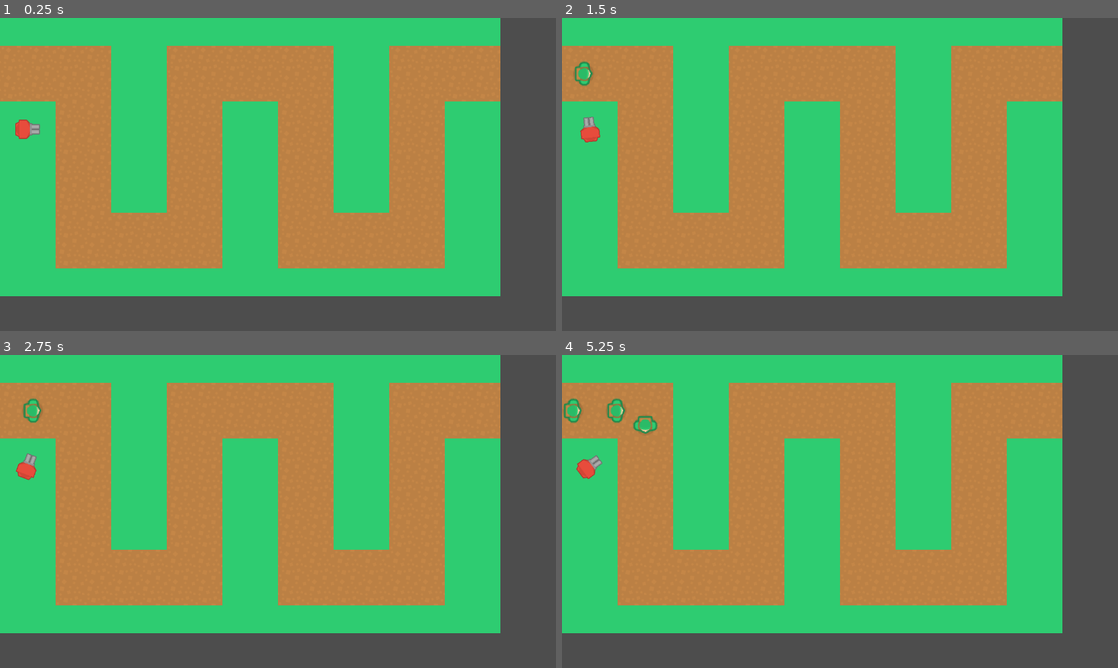
Above: before the commit, frames 1-4 (two rows, left to right).
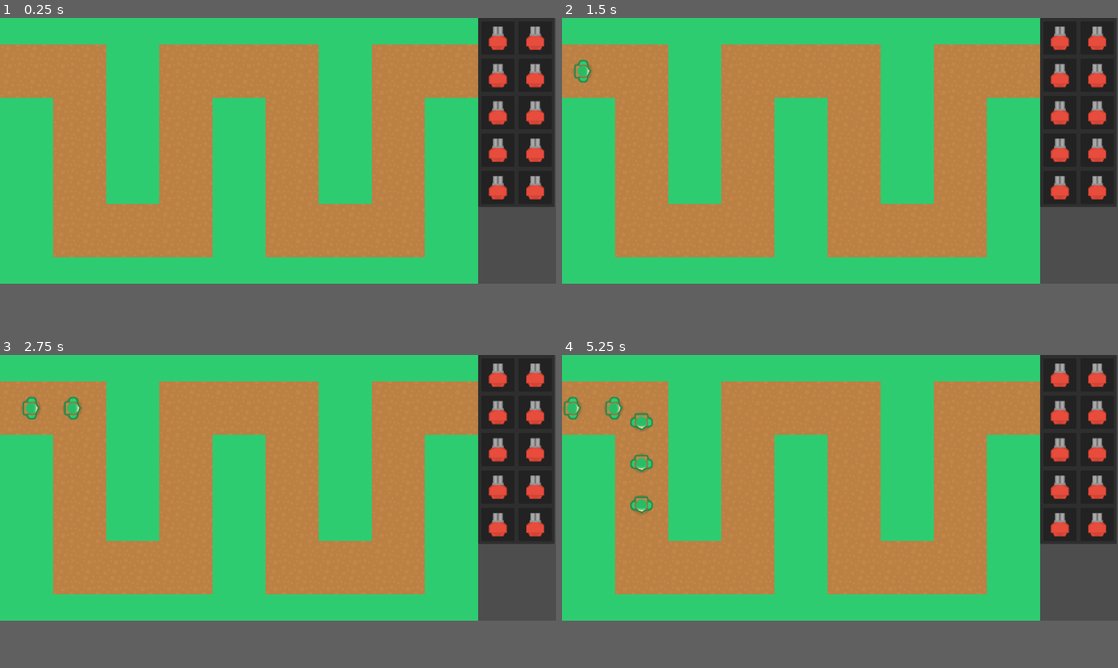
Above: after the commit, the same moments.

Repository: haijin2/td2
Game: Godot game, scene res://main.tscn
Same seed, same stepped clock (60 frames per second), same inputs: the game is played once before the commit and once after it.
Inputs (mouse positions are in pixels of both pictures, inside the frame that each line leads up to):
- Up to frame 1 (0.25 s): no input
- Up to frame 2 (1.5 s): tap Enter at 0.5 s; move the mouse to (962, 158) at 0.52 s; click (962, 158) at 0.67 s; move the mouse to (728, 190) at 1.27 s; click (728, 190) at 1.42 s
- Up to frame 3 (2.75 s): move the mouse to (333, 442) at 2.02 s; click (333, 442) at 2.17 s
- Up to frame 4 (5.25 s): move the mouse to (812, 574) at 2.77 s; click (812, 574) at 2.92 s; move the mouse to (1006, 558) at 3.52 s; click (1006, 558) at 3.67 s; move the mouse to (673, 464) at 4.27 s; click (673, 464) at 4.42 s; move the mouse to (867, 511) at 5.02 s; click (867, 511) at 5.17 s
In our replay, the window is 800x450 before the commit and 800x382 after it. These sizes can differ from the game's own. Grey fills any space a smaller window leaves; there, only what the larger window draws over its background counts as a difference.

The runs differ from the first frame. In frame 1, 25% of the frame differs, in the area x 0-100%, y 0-89%; in frame 2, 25%; in frame 3, 25%; in frame 4, 26%.

Commit message:
UPDATED WITH UI

Diff:
--- a/Towers/RedBulletTower.tscn
+++ b/Towers/RedBulletTower.tscn
@@ -8,6 +8,13 @@
 
 [sub_resource type="CircleShape2D" id="CircleShape2D_p4wx7"]
 radius = 251.627
+
+[sub_resource type="StyleBoxFlat" id="StyleBoxFlat_kkqxj"]
+bg_color = Color(0.662745, 0, 0.109804, 1)
+corner_radius_top_left = 450
+corner_radius_top_right = 450
+corner_radius_bottom_right = 450
+corner_radius_bottom_left = 450
 
 [node name="RedBulletTower" type="StaticBody2D"]
 script = ExtResource("1_soqor")
@@ -30,5 +37,13 @@
 
 [node name="BulletContainer" type="Node" parent="."]
 
+[node name="Area" type="Panel" parent="."]
+modulate = Color(0, 0, 0.313726, 0.313726)
+offset_left = -400.0
+offset_top = -400.0
+offset_right = 400.0
+offset_bottom = 400.0
+theme_override_styles/panel = SubResource("StyleBoxFlat_kkqxj")
+
 [connection signal="body_entered" from="Tower" to="." method="_on_tower_body_entered"]
 [connection signal="body_exited" from="Tower" to="." method="_on_tower_body_exited"]
--- /dev/null
+++ b/Towers/red_tower_panel.gd
@@ -0,0 +1,33 @@
+extends Panel
+
+
+@onready var tower = preload("res://Towers/RedBulletTower.tscn")
+var currTile
+
+func _on_gui_input(event):
+	var tempTower = tower.instantiate()
+	if event is InputEventMouseButton and event.button_mask == 1:
+		add_child(tempTower)
+
+		tempTower.process_mode = Node.PROCESS_MODE_DISABLED
+		tempTower.scale = Vector2(1,1)
+
+	elif event is InputEventMouseMotion and event.button_mask == 1:
+		if get_child_count() > 1:
+			get_child(1).global_position = event.global_position
+
+	elif event is InputEventMouseButton and event.button_mask == 0:
+		if event.global_position.x >= 1152:
+			if get_child_count() > 1:
+				get_child(1).queue_free()
+		else:
+			if get_child_count() > 1:
+				get_child(1).queue_free()
+			var path = get_tree().get_root().get_node("Main/Towers")
+
+			path.add_child(tempTower)
+			tempTower.global_position = event.global_position
+			tempTower.get_node("Area").hide()
+	else:
+		if get_child_count() > 1:
+			get_child(1).queue_free()
--- /dev/null
+++ b/Towers/red_tower_panel.tscn
@@ -0,0 +1,16 @@
+[gd_scene load_steps=3 format=3 uid="uid://bhq3ty0tem7as"]
+
+[ext_resource type="Texture2D" uid="uid://c0sdvpotlynxh" path="res://Art/towerDefense_tile250.png" id="1_7nif3"]
+[ext_resource type="Script" path="res://Towers/red_tower_panel.gd" id="1_t31fc"]
+
+[node name="RedTowerPanel" type="Panel"]
+custom_minimum_size = Vector2(80, 80)
+offset_right = 40.0
+offset_bottom = 40.0
+script = ExtResource("1_t31fc")
+
+[node name="TowerDefenseTile250" type="Sprite2D" parent="."]
+position = Vector2(40, 40)
+texture = ExtResource("1_7nif3")
+
+[connection signal="gui_input" from="." to="." method="_on_gui_input"]
--- a/main.tscn
+++ b/main.tscn
@@ -2,7 +2,7 @@
 
 [ext_resource type="PackedScene" uid="uid://cm36hspeyjurs" path="res://Tiles/TileMap.tscn" id="1_0jsxc"]
 [ext_resource type="Script" path="res://PathSpawner.gd" id="2_w13fv"]
-[ext_resource type="PackedScene" uid="uid://t7guqcfaangg" path="res://Towers/RedBulletTower.tscn" id="3_q1g1j"]
+[ext_resource type="PackedScene" uid="uid://c7jhvgaeblu0y" path="res://ui.tscn" id="3_fvpnv"]
 
 [node name="Main" type="Node2D"]
 
@@ -17,7 +17,6 @@
 
 [node name="Towers" type="Node2D" parent="."]
 
-[node name="RedBulletTower" parent="Towers" instance=ExtResource("3_q1g1j")]
-position = Vector2(64, 256)
+[node name="UI" parent="." instance=ExtResource("3_fvpnv")]
 
 [connection signal="timeout" from="PathSpawner/Timer" to="PathSpawner" method="_on_timer_timeout"]
--- a/project.godot
+++ b/project.godot
@@ -17,8 +17,8 @@
 
 [display]
 
-window/size/viewport_width=1280
-window/size/viewport_height=720
+window/size/viewport_width=1340
+window/size/viewport_height=640
 window/size/window_width_override=1194
 window/size/window_height_override=682
 window/stretch/mode="viewport"
--- /dev/null
+++ b/ui.tscn
@@ -0,0 +1,49 @@
+[gd_scene load_steps=2 format=3 uid="uid://c7jhvgaeblu0y"]
+
+[ext_resource type="PackedScene" uid="uid://bhq3ty0tem7as" path="res://Towers/red_tower_panel.tscn" id="1_0hd6h"]
+
+[node name="UI" type="CanvasLayer"]
+
+[node name="Panel" type="Panel" parent="."]
+offset_left = 1152.0
+offset_right = 1337.0
+offset_bottom = 455.0
+
+[node name="FlowContainer" type="FlowContainer" parent="Panel"]
+layout_mode = 0
+offset_left = 8.0
+offset_top = 8.0
+offset_right = 178.0
+offset_bottom = 438.0
+theme_override_constants/h_separation = 10
+theme_override_constants/v_separation = 10
+
+[node name="RedTowerPanel" parent="Panel/FlowContainer" instance=ExtResource("1_0hd6h")]
+layout_mode = 2
+
+[node name="RedTowerPanel2" parent="Panel/FlowContainer" instance=ExtResource("1_0hd6h")]
+layout_mode = 2
+
+[node name="RedTowerPanel3" parent="Panel/FlowContainer" instance=ExtResource("1_0hd6h")]
+layout_mode = 2
+
+[node name="RedTowerPanel4" parent="Panel/FlowContainer" instance=ExtResource("1_0hd6h")]
+layout_mode = 2
+
+[node name="RedTowerPanel5" parent="Panel/FlowContainer" instance=ExtResource("1_0hd6h")]
+layout_mode = 2
+
+[node name="RedTowerPanel6" parent="Panel/FlowContainer" instance=ExtResource("1_0hd6h")]
+layout_mode = 2
+
+[node name="RedTowerPanel7" parent="Panel/FlowContainer" instance=ExtResource("1_0hd6h")]
+layout_mode = 2
+
+[node name="RedTowerPanel8" parent="Panel/FlowContainer" instance=ExtResource("1_0hd6h")]
+layout_mode = 2
+
+[node name="RedTowerPanel9" parent="Panel/FlowContainer" instance=ExtResource("1_0hd6h")]
+layout_mode = 2
+
+[node name="RedTowerPanel10" parent="Panel/FlowContainer" instance=ExtResource("1_0hd6h")]
+layout_mode = 2
Not shown: 1 places in Towers/RedBulletTower.tscn that only renumber resources
